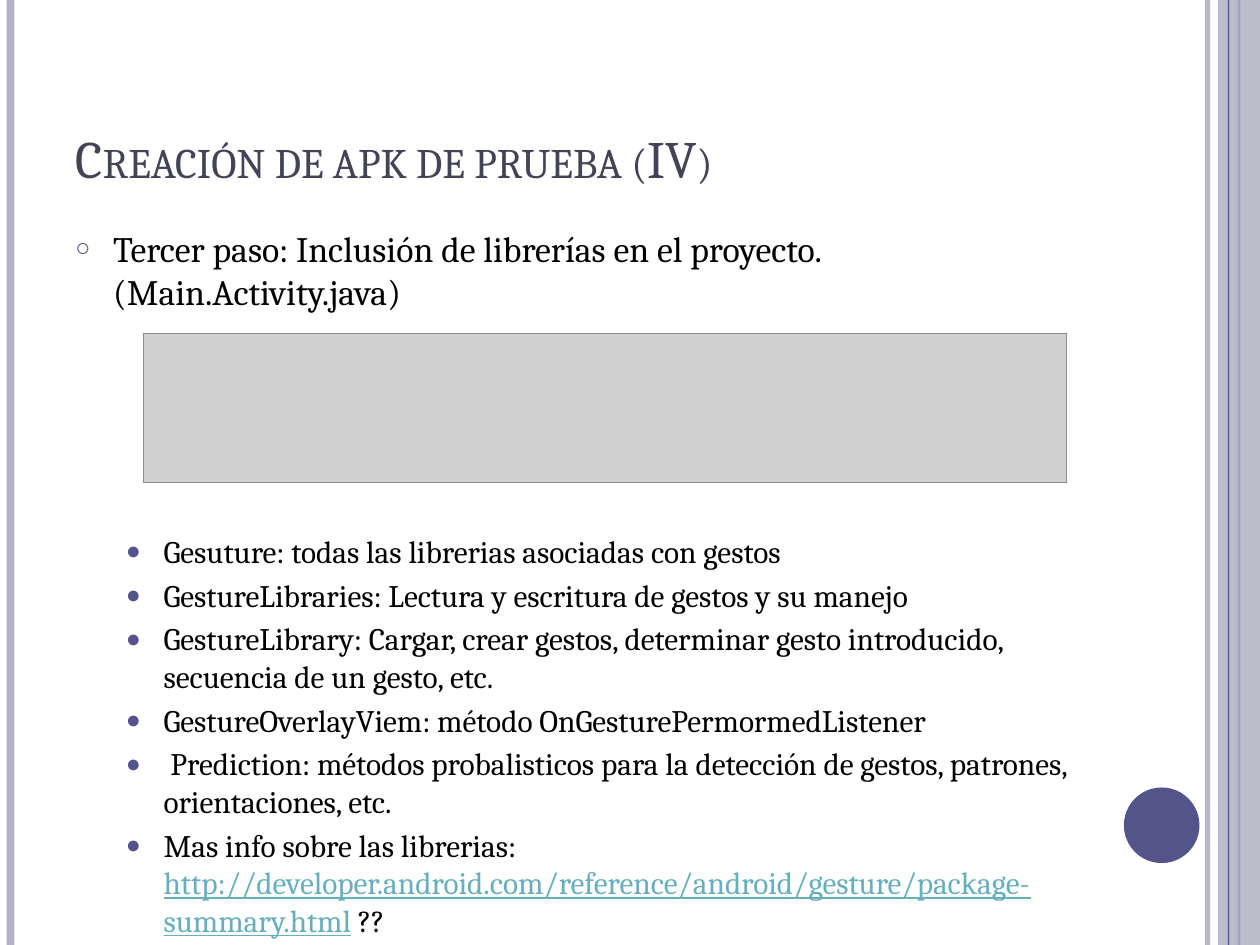
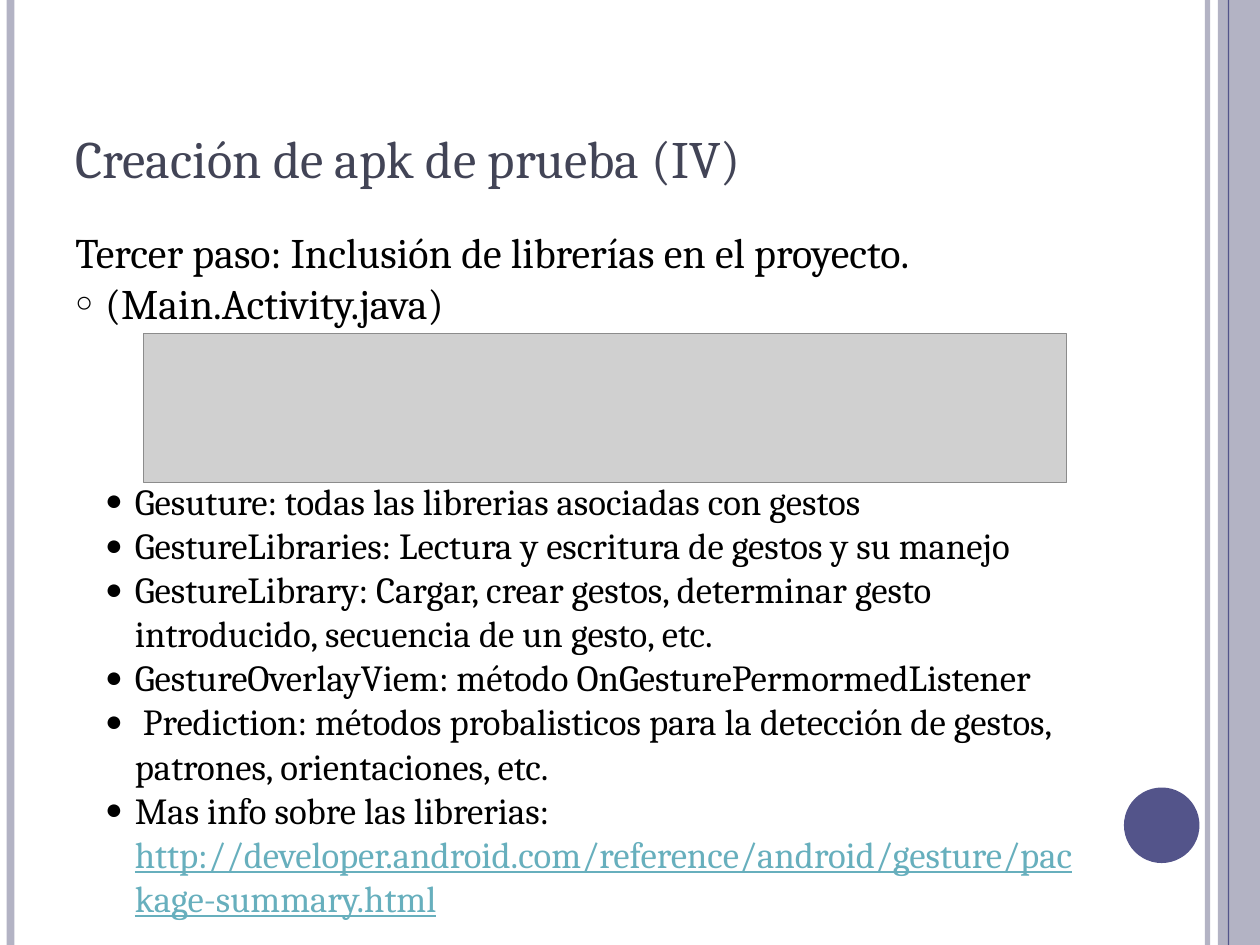
Before and after one commit to Jick9536/NPI-P3, a slide deck: slide 7 of NPI- Práctica 3.pptx. Drawn at 1260x945 pixels with LibreOffice and Linux fonts; fonts in the diff are those of the drawing; grey boxes stand for pictures. Boxes give left, top, right and bottom in pixels: in the first picture for what was removed or moved away, otherwise in the second. Text is boxed around its words. In the diff, an @@ line names an element or a change of style, - is before the commit and + after.

```diff
--- a/NPI- Práctica 3.pptx
+++ b/NPI- Práctica 3.pptx
@@ text "Creación de apk de prueba ..." at box(75, 141, 740, 189): small capitals off @@
@@ text at box(75, 238, 1052, 788): size 20.4 to 24 pt in "Tercer paso: Inclusión de librerías en el ..."; size 17.9 to 21 pt in "Gesuture: todas las librerias asociadas con gestos", "GestureLibraries: Lectura y escritura de gestos y ...", "GestureLibrary: Cargar, crear gestos, determinar gesto intro ...", "GestureOverlayViem: método OnGesturePermormedListener" and 1 more places; indent changed; less space between paragraphs @@
@@ text at box(135, 798, 1072, 876): text changed; size 17.9 to 21 pt @@
-  ● Mas info sobre las librerias: http://developer.android.com/reference/android/gesture/package-summary.html ??
+  ● Mas info sobre las librerias: http://developer.android.com/reference/android/gesture/package-summary.html
```
Also in this commit, not shown: 12 other slides changed, 1 other file.
